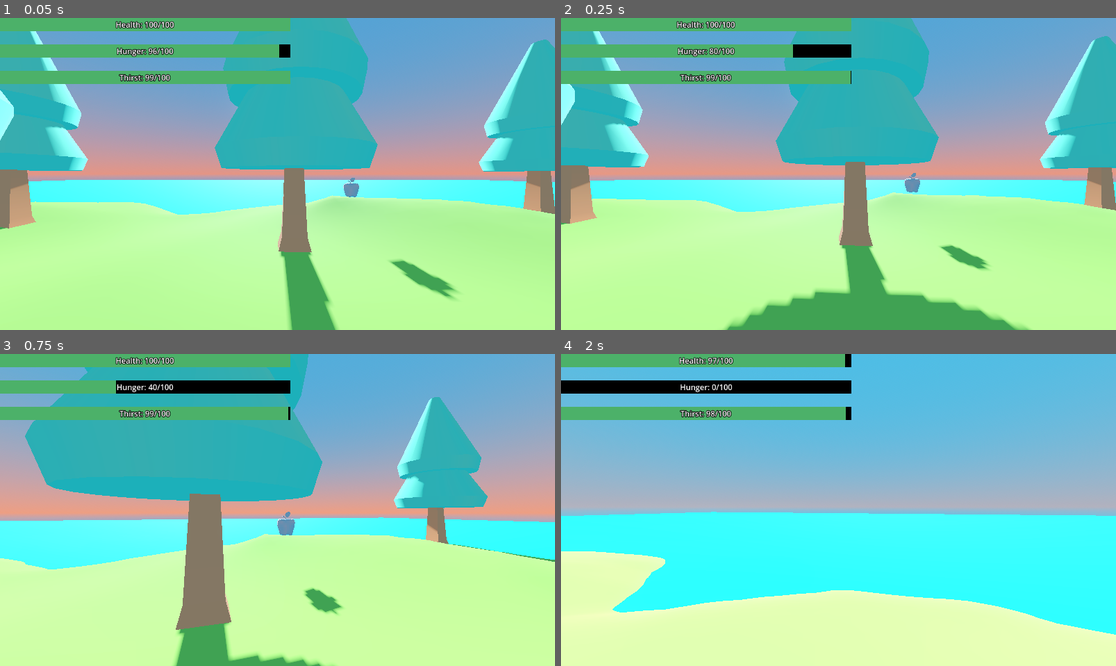
Above: before the commit, frames 1-4 (two rows, left to right).
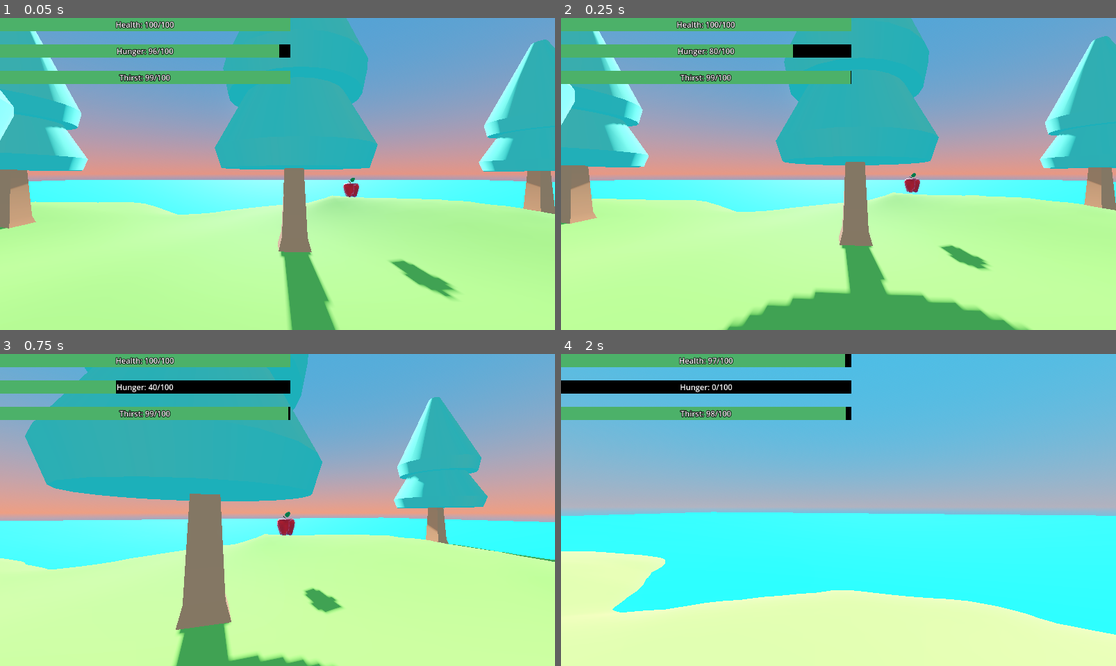
Above: after the commit, the same moments.

Repository: jalvarez2016/SurvivalGameDemo
Game: Godot game, scene res://GameScene.tscn
Two runs of this game, one before a commit and one after it. Both use one fixed random seed, a clock stepped at 60 frames per second and the inputs below. The project has no main scene, so this scene is started directly.
Inputs (mouse positions are in pixels of both pictures, inside the frame that each line leads up to):
- Up to frame 1 (0.05 s): no input
- Up to frame 2 (0.25 s): no input
- Up to frame 3 (0.75 s): move the mouse to (305, 510) at 0.52 s; hold W (forward) from 0.53 s (still down)
- Up to frame 4 (2 s): keep holding W (forward); tap Space (jump) at 0.77, 1.52 s; move the mouse to (810, 510) at 1.27 s

The runs differ from the first frame. In frame 1, 0.1% of the frame differs, in the area x 61-65%, y 51-58%; in frame 2, 0.1%; in frame 3, 0.2%, in the area x 49-61%, y 50-84%; in frame 4, nothing differs.

Commit message:
added material to apple

Diff:
--- a/apple.tscn
+++ b/apple.tscn
@@ -1,7 +1,7 @@
 [gd_scene load_steps=5 format=3 uid="uid://sipuoxegur3t"]
 
-[ext_resource type="ArrayMesh" uid="uid://cvwhphp6y6pp5" path="res://Models/aplle2.obj" id="1_1kuf5"]
 [ext_resource type="Script" path="res://apple.gd" id="1_ls0ao"]
+[ext_resource type="PackedScene" uid="uid://deqe5458s6d2d" path="res://Models/apple/apple.glb" id="2_e21qv"]
 
 [sub_resource type="SphereShape3D" id="SphereShape3D_oc8fp"]
 radius = 0.276304
@@ -16,7 +16,6 @@
 
 [node name="MeshInstance3D" type="MeshInstance3D" parent="."]
 transform = Transform3D(0.25, 0, 0, 0, 0.249994, -0.00174532, 0, 0.00174532, 0.249994, 0, 0, 0)
-mesh = ExtResource("1_1kuf5")
 
 [node name="CollisionShape3D" type="CollisionShape3D" parent="."]
 transform = Transform3D(1, 0, 0, 0, 1, 0, 0, 0, 1, 0.0268659, 0.279996, 0)
@@ -32,4 +31,7 @@
 transform = Transform3D(1, 0, 0, 0, 1, 0, 0, 0, 1, 0.0124736, 0.277734, 0)
 shape = SubResource("SphereShape3D_sdvph")
 
+[node name="apple" parent="." instance=ExtResource("2_e21qv")]
+transform = Transform3D(0.25, 0, 0, 0, 0.25, 0, 0, 0, 0.25, 0, 0, 0)
+
 [connection signal="timeout" from="Timer" to="." method="_on_timer_timeout"]
Not shown, removed: Models/aplle2.mtl
Not shown, removed: Models/aplle2.obj
Not shown, removed: Models/aplle2.obj.import
Binary file added: Models/apple/apple.glb
Not shown, added: Models/apple/apple.glb.import
Binary file added: Models/apple/apple_Cube Base Color.png
Not shown, added: Models/apple/apple_Cube Base Color.png.import
Binary file added: Models/apple/apple_Cylinder Base Color.png
Not shown, added: Models/apple/apple_Cylinder Base Color.png.import
Binary file added: Models/apple/apple_Plane Base Color.png
Not shown, added: Models/apple/apple_Plane Base Color.png.import
Not shown, changed: .DS_Store
(and 1 more such lines)
